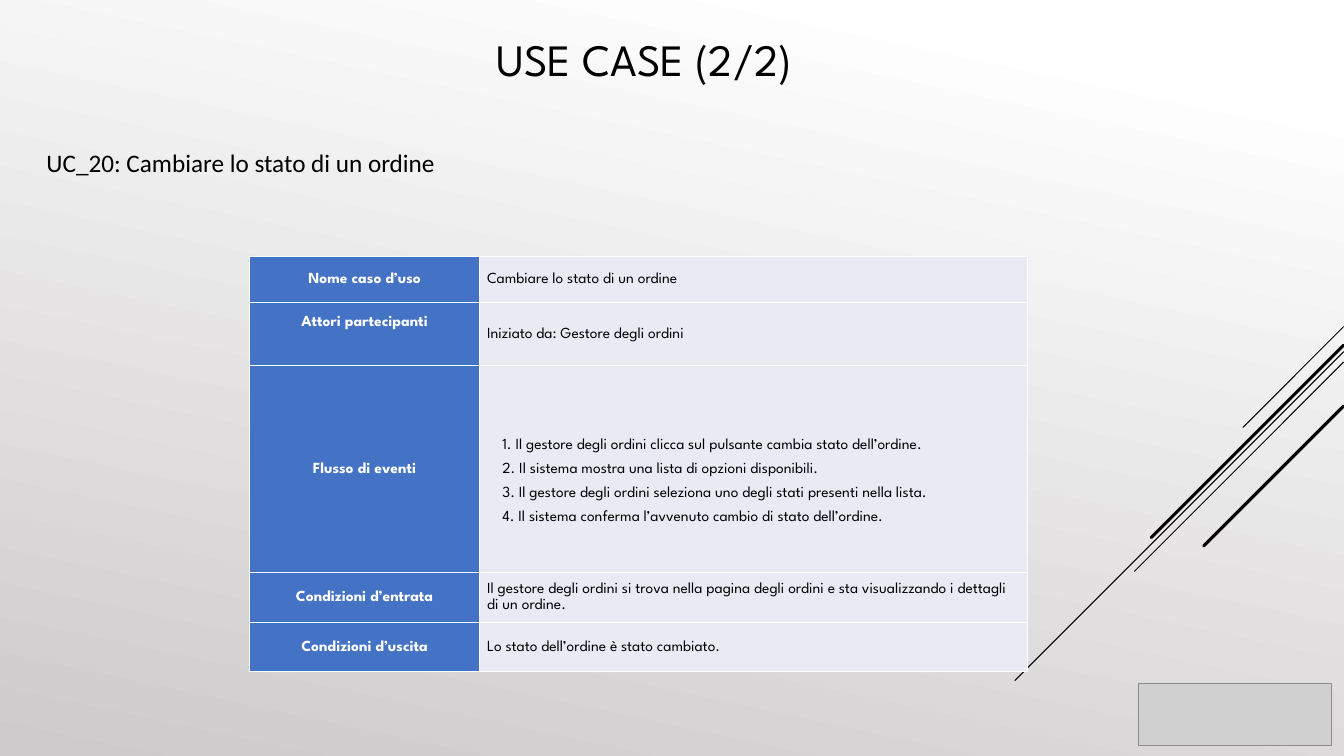
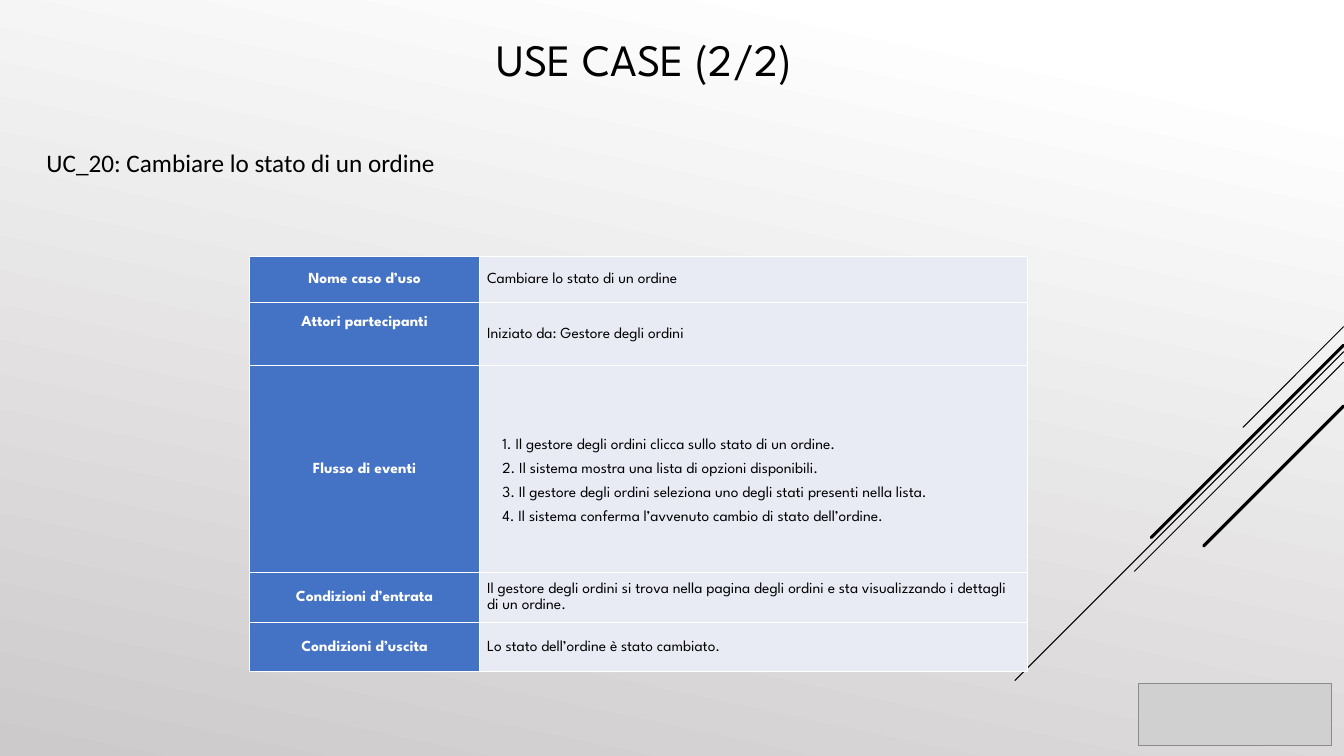
Before and after one commit to cosimob28/GamesHub, a slide deck: slide 12 of Work in progress/Presentazione/GamesHub.pptx. Drawn at 1344x756 pixels with LibreOffice and Linux fonts; fonts in the diff are those of the drawing; grey boxes stand for pictures. Boxes give left, top, right and bottom in pixels: in the first picture for what was removed or moved away, otherwise in the second. Text is boxed around its words. In the diff, an @@ line names an element or a change of style, - is before the commit and + after.

```diff
--- a/Work in progress/Presentazione/GamesHub.pptx
+++ b/Work in progress/Presentazione/GamesHub.pptx
@@ table at box(250, 256, 1028, 671) @@
-row 3, column 2: 1. Il gestore degli ordini clicca sul pulsante cambia stato dell’ordine. / 2. Il sistema mostra una lista di opzioni disponibili. / 3. Il gestore degli ordini seleziona uno degli stati presenti nella lista. / 4. Il sistema conferma l’avvenuto cambio di stato dell’ordine.
+row 3, column 2: 1. Il gestore degli ordini clicca sullo stato di un ordine. / 2. Il sistema mostra una lista di opzioni disponibili. / 3. Il gestore degli ordini seleziona uno degli stati presenti nella lista. / 4. Il sistema conferma l’avvenuto cambio di stato dell’ordine.
```
Also in this commit, not shown: 1 other slide changed, 6 other files.
